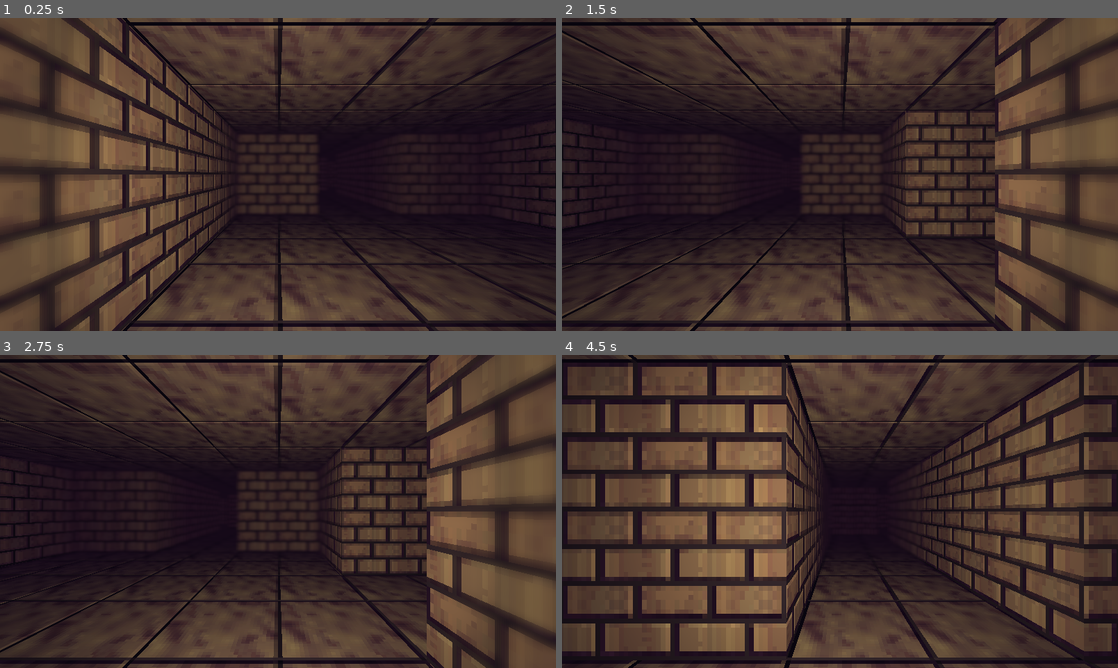
Above: before the commit, frames 1-4 (two rows, left to right).
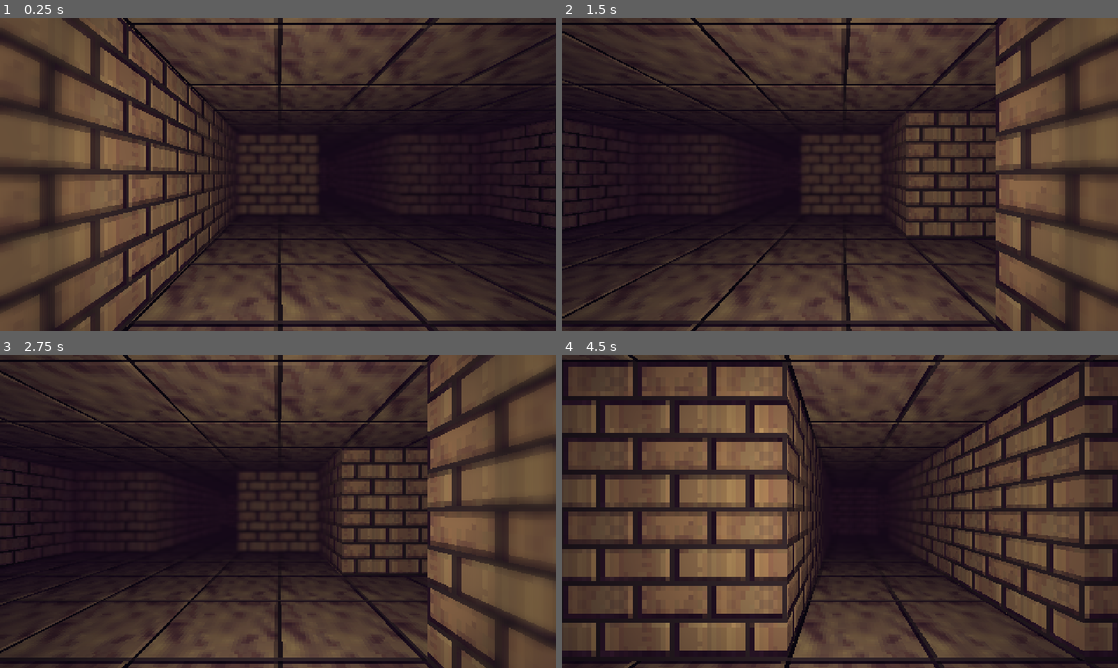
Above: after the commit, the same moments.

Repository: uheartbeast/3d-dungeon
Game: Godot game, scene res://World.tscn
Two runs of this game, one before a commit and one after it. Both use one fixed random seed, a clock stepped at 60 frames per second and the inputs below.
Inputs:
- Up to frame 1 (0.25 s): no input
- Up to frame 2 (1.5 s): tap Enter at 0.5 s; hold D (strafe_right) 0.53-1.28 s; hold S (back) from 1.28 s (still down)
- Up to frame 3 (2.75 s): tap Space at 2 s; release S (back) at 2.03 s; hold D (strafe_right) from 2.03 s (still down)
- Up to frame 4 (4.5 s): tap Enter at 2.75 s; release D (strafe_right) at 2.78 s; hold W (forward) 2.78-3.53 s; hold A (strafe_left) from 3.53 s (still down)

The runs differ from the first frame. In frame 1, 2.2% of the frame differs, in the area x 5-100%, y 0-100%; in frame 2, 2.2%; in frame 3, 2.0%; in frame 4, 3.5%, in the area x 0-100%, y 0-100%.

Commit message:
Removed a print and set the display stretch back to viewport

Diff:
--- a/Player.gd
+++ b/Player.gd
@@ -46,7 +46,6 @@
 	)
 	tween.start()
 	yield(tween, "tween_completed")
-	print(translation)
 
 func tween_rotation(change):
 	tween.interpolate_property(
--- a/project.godot
+++ b/project.godot
@@ -35,6 +35,7 @@
 window/size/height=270
 window/size/test_width=1280
 window/size/test_height=720
+window/stretch/mode="viewport"
 window/stretch/aspect="keep"
 
 [input]
